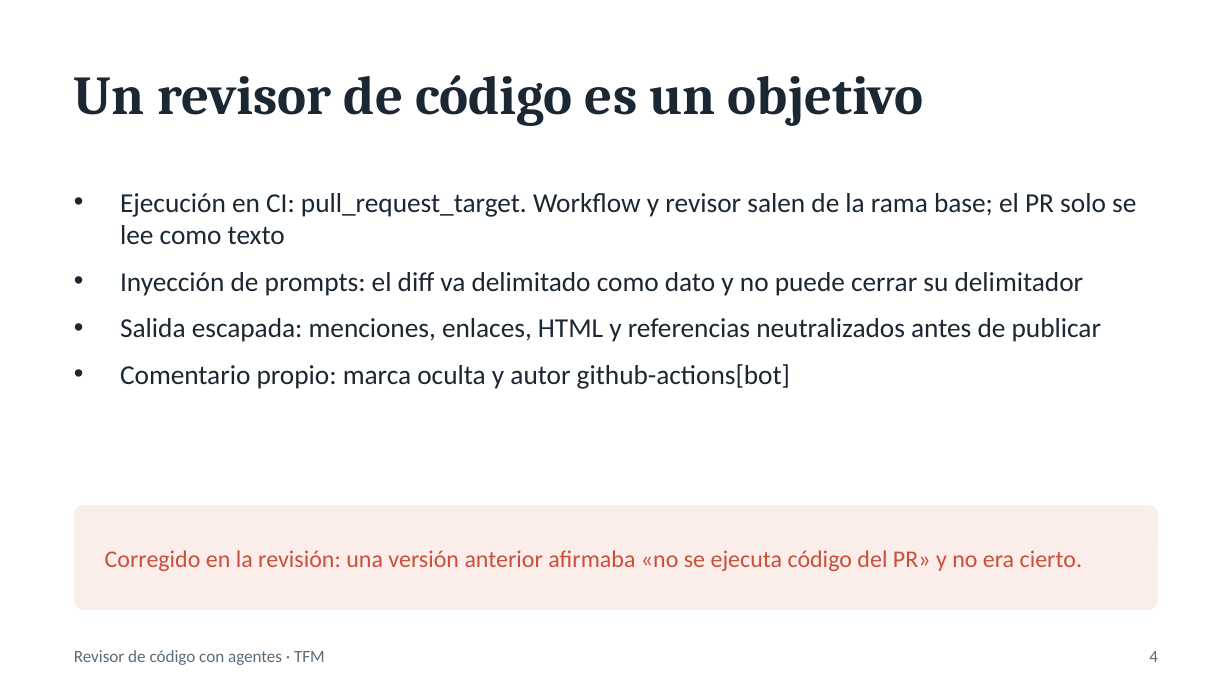
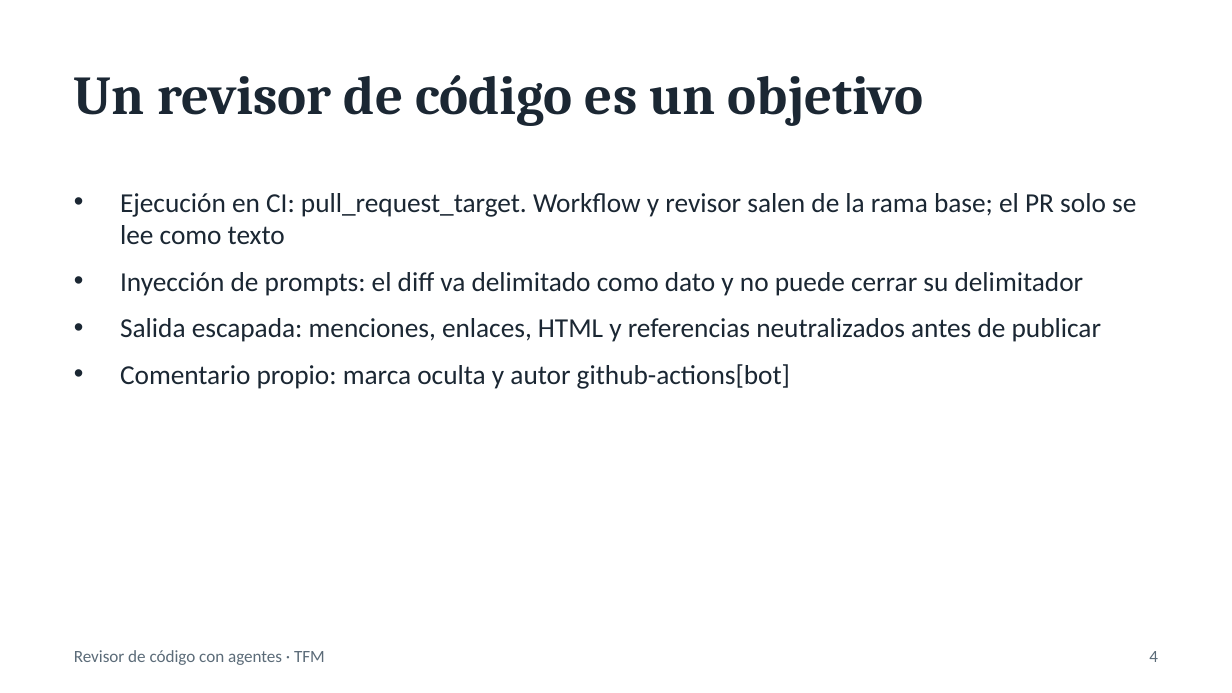
Before and after one commit to DiegoBlazquez82/tfm-revisor-codigo, a slide deck: slide 4 of docs/presentacion.pptx. Drawn at 1232x693 pixels with LibreOffice and Linux fonts; fonts in the diff are those of the drawing. Boxes give left, top, right and bottom in pixels: in the first picture for what was removed or moved away, otherwise in the second. Text is boxed around its words. In the diff, an @@ line names an element or a change of style, - is before the commit and + after.

```diff
--- a/docs/presentacion.pptx
+++ b/docs/presentacion.pptx
@@ rounded rectangle removed at [74, 505, 1158, 610] @@
@@ text removed at [105, 550, 1082, 571] @@
-Corregido en la revisión: una versión anterior afirmaba «no se ejecuta código del PR» y no era cierto.
```
Also in this commit, not shown: 1 other slide changed, 2 other files.
